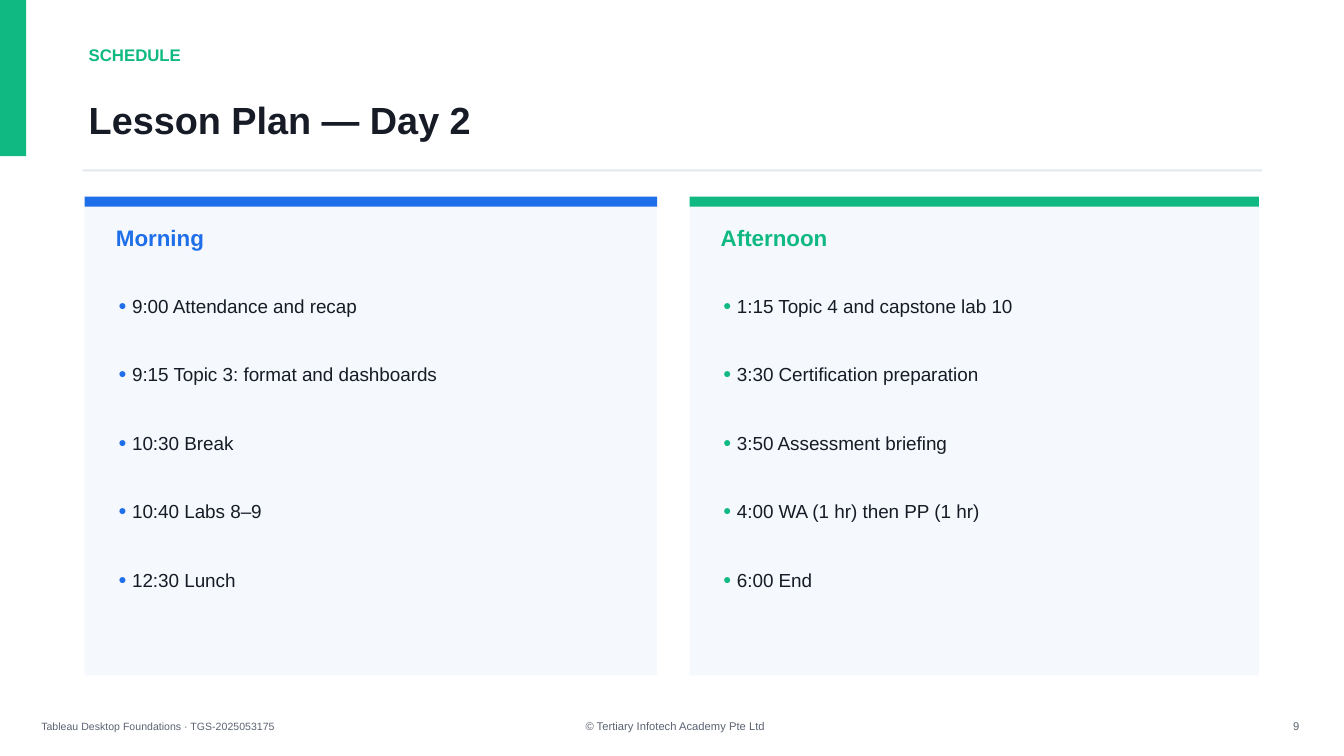
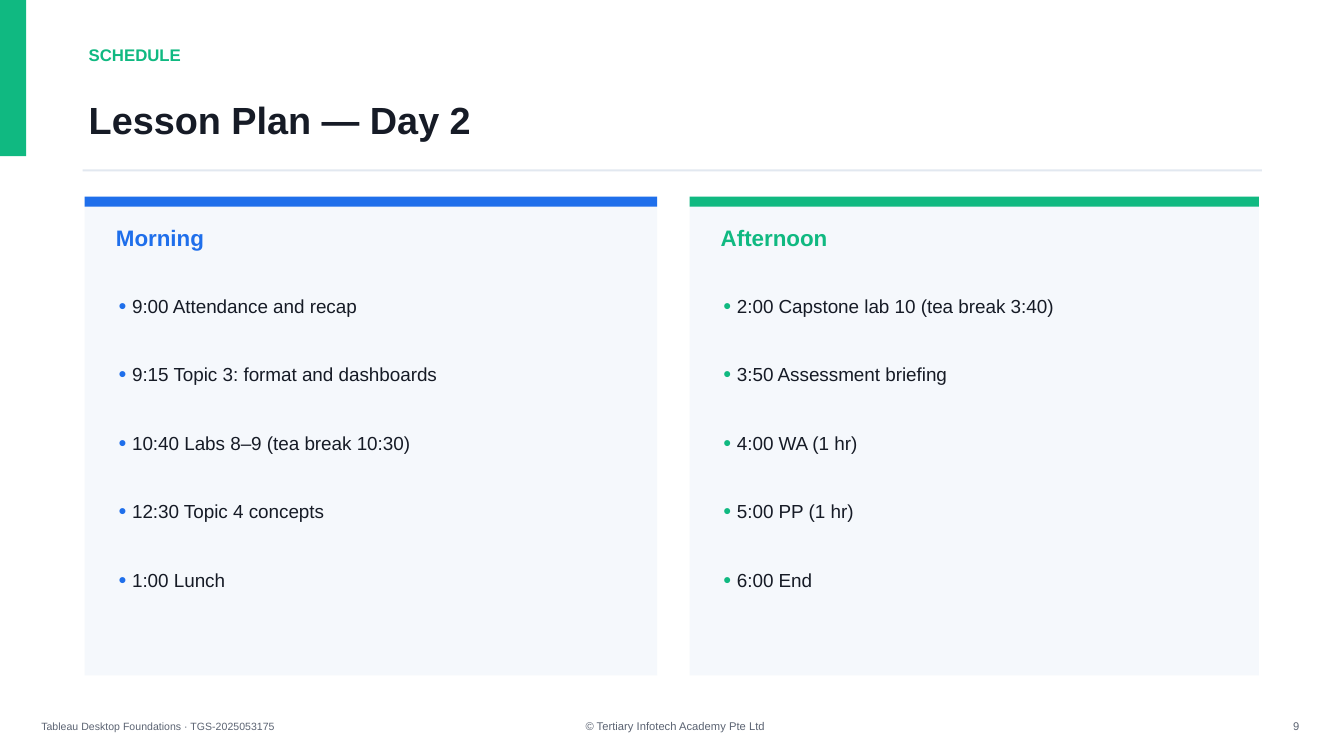
Before and after one commit to tertiarycourses/TGS-2025053175---Tableau-Certified-Desktop-Specialist-Training, a slide deck: slide 9 of courseware/Tableau Desktop Foundations-v5.pptx. Drawn at 1344x756 pixels with LibreOffice and Linux fonts; fonts in the diff are those of the drawing. Boxes give left, top, right and bottom in pixels: in the first picture for what was removed or moved away, otherwise in the second. Text is boxed around its words. In the diff, an @@ line names an element or a change of style, - is before the commit and + after.

```diff
--- a/courseware/Tableau Desktop Foundations-v5.pptx
+++ b/courseware/Tableau Desktop Foundations-v5.pptx
@@ text at [737,299,1054,317]: text changed @@
-• 1:15 Topic 4 and capstone lab 10
+• 2:00 Capstone lab 10 (tea break 3:40)
@@ text "• 3:50 Assessment briefing": place and size @@
-text "• 3:50 Assessment briefing" at [737,436,947,454]
+text "• 3:50 Assessment briefing" at [737,367,947,385]
@@ text removed at [737,367,978,385] @@
-• 3:30 Certification preparation
@@ text at [132,436,410,454]: text changed @@
-• 10:30 Break
+• 10:40 Labs 8–9 (tea break 10:30)
@@ text added at [737,436,857,454], 13.5 pt, text #161B26 @@
+• 4:00 WA (1 hr)
@@ text at [132,504,324,522]: text changed @@
-• 10:40 Labs 8–9
+• 12:30 Topic 4 concepts
@@ text at [737,504,854,522]: text changed @@
-• 4:00 WA (1 hr) then PP (1 hr)
+• 5:00 PP (1 hr)
@@ text at [132,573,225,587]: text changed @@
-• 12:30 Lunch
+• 1:00 Lunch
```
Also in this commit, not shown: 4 other slides changed, 17 other files.
